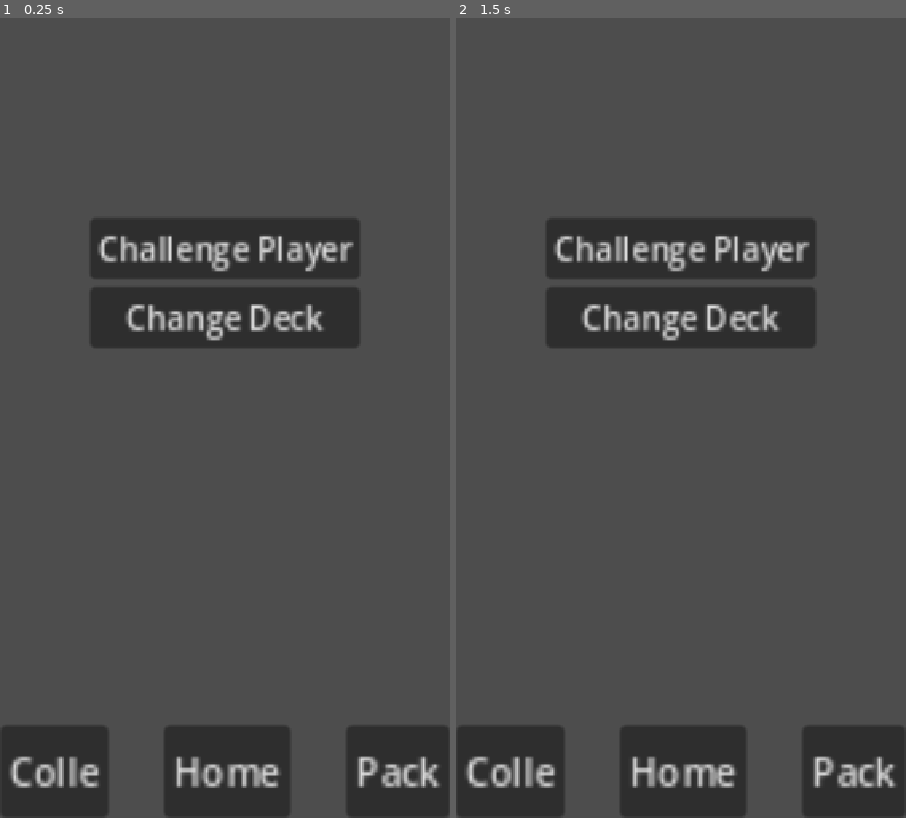
Above: before the commit, frames 1-2 (left to right).
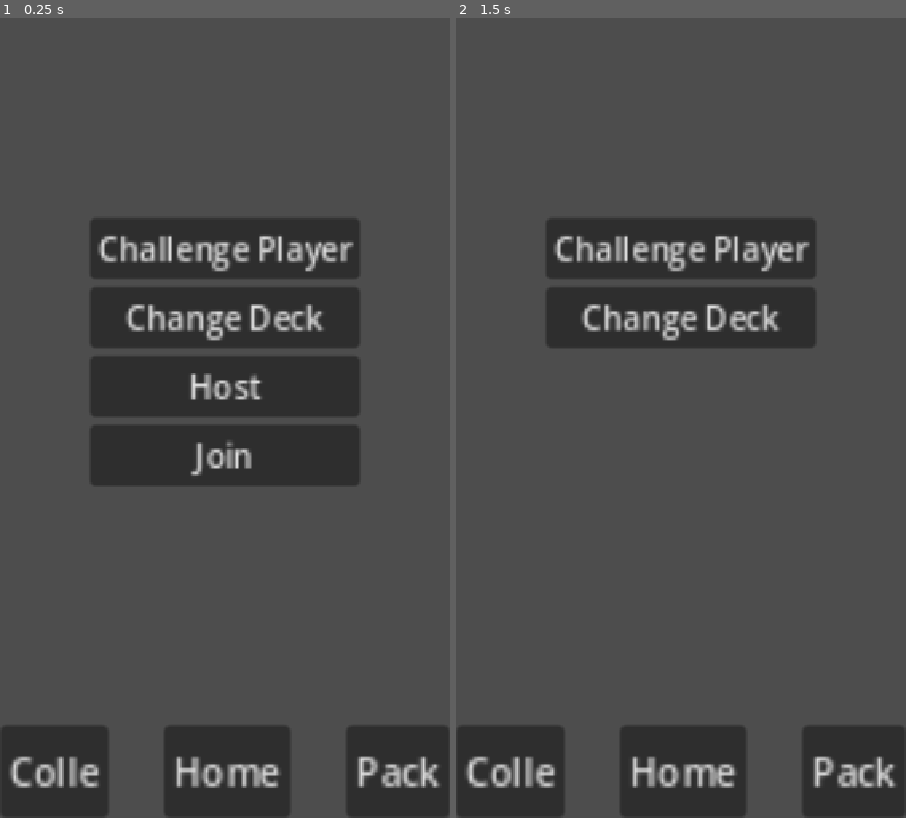
Above: after the commit, the same moments.

Repository: Simon-Kahre/nTCG
Game: Godot game, scene res://scenes/testingEnv.tscn
Two runs of this game, one before a commit and one after it. Both use one fixed random seed, a clock stepped at 60 frames per second and the inputs below.
Inputs (mouse positions are in pixels of both pictures, inside the frame that each line leads up to):
- Up to frame 1 (0.25 s): no input
- Up to frame 2 (1.5 s): click "Challenge Player" at 0.5 s; click (681, 386) at 1.25 s, where only the run after the commit has a clickable "Host"

The runs differ from the first frame. In frame 1, 8.4% of the frame differs, in the area x 20-80%, y 42-59%; in frame 2, nothing differs.

Commit message:
Add preliminary testing for multiplayer connection

Diff:
--- a/trading-card-game/scenes/home.tscn
+++ b/trading-card-game/scenes/home.tscn
@@ -16,3 +16,14 @@
 [node name="Button2" type="Button" parent="VBoxContainer" unique_id=451314417]
 layout_mode = 2
 text = "Change Deck"
+
+[node name="Host" type="Button" parent="VBoxContainer" unique_id=1559054634]
+layout_mode = 2
+text = "Host"
+
+[node name="Join" type="Button" parent="VBoxContainer" unique_id=152644991]
+layout_mode = 2
+text = "Join"
+
+[connection signal="pressed" from="VBoxContainer/Host" to="." method="host_button_pressed"]
+[connection signal="pressed" from="VBoxContainer/Join" to="." method="join_button_pressed"]
--- a/trading-card-game/scripts/home.gd
+++ b/trading-card-game/scripts/home.gd
@@ -1,8 +1,38 @@
 extends Node2D
 
 @onready var uiButtons: VBoxContainer = $VBoxContainer
+
+var peer = ENetMultiplayerPeer.new()
+
+const PORT = 12345
+const SERVERADDRESS = "localhost"
 
 func _ready() -> void:
 	var screenSize = get_viewport_rect()
 	uiButtons.scale = Vector2(screenSize.end[0]/uiButtons.size.x*3/5, screenSize.end[0]/uiButtons.size.x*3/5)
 	uiButtons.position = Vector2(screenSize.end[0]/2-(uiButtons.size.x/2*uiButtons.scale.x), screenSize.end[1]/4)
+
+func host_button_pressed():
+	disable_buttons()
+
+	peer.create_server(PORT)
+
+	multiplayer.multiplayer_peer = peer
+
+	multiplayer.peer_connected.connect(_on_peer_connected)
+
+func join_button_pressed():
+	disable_buttons()
+
+	peer.create_client(SERVERADDRESS, PORT)
+
+	multiplayer.multiplayer_peer = peer
+
+func disable_buttons():
+	$VBoxContainer/Host.disabled = true
+	$VBoxContainer/Join.disabled = true
+	$VBoxContainer/Host.visible = false
+	$VBoxContainer/Join.visible = false
+
+func _on_peer_connected(peerId):
+	print("Player joined!")
